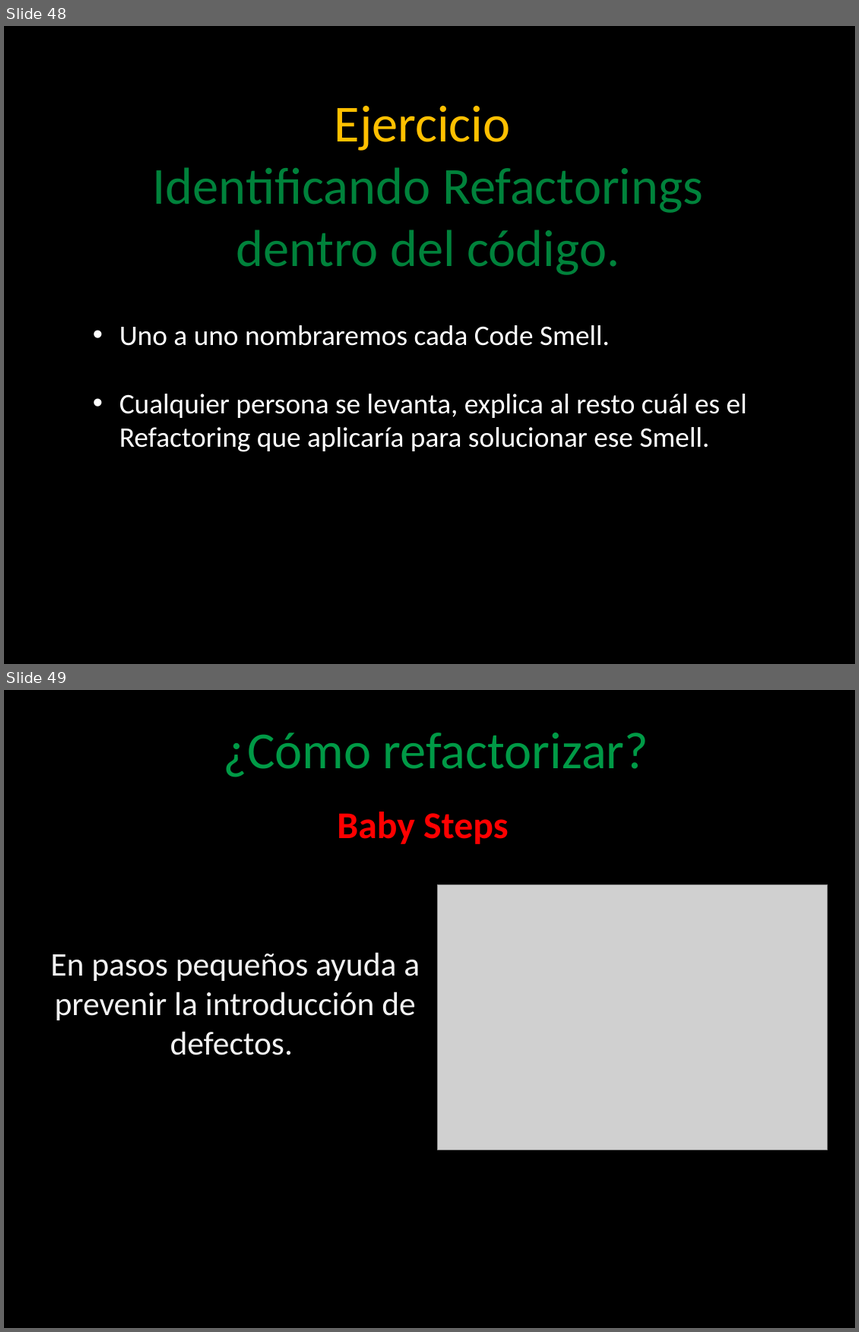
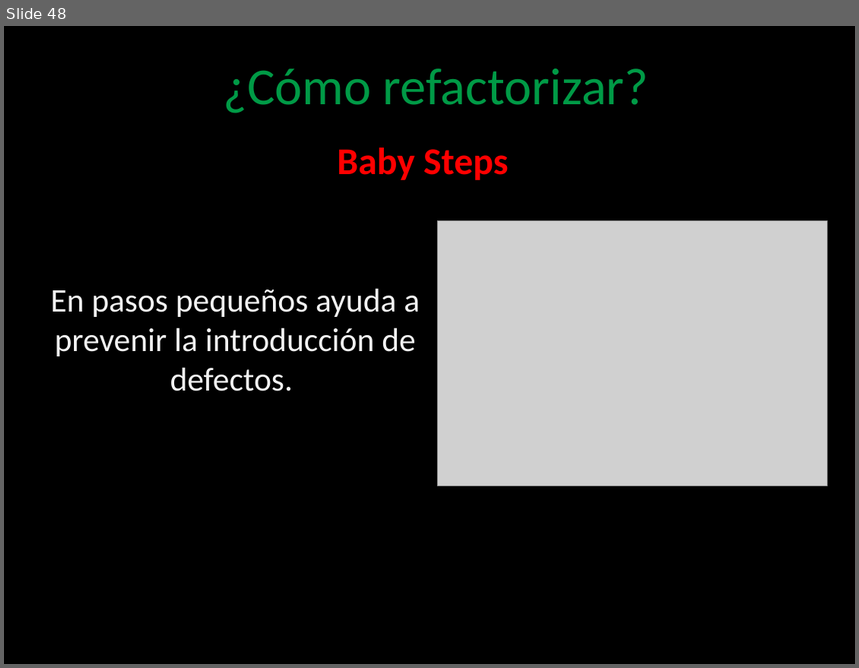
Before and after one commit to angelnunezsalazar/Code-Smells-and-Refactoring, a slide deck: Diapositivas/Code Smells and Refactoring.pptx. Shown one above the other, each under a label of ours: slides 48 and 49 before the commit, slide 48 after it. The pictures are 859x1332 and 859x668 pixels, drawn with LibreOffice and Linux fonts; fonts in the diff are those of the drawing; grey boxes stand for pictures; background and template pictures are left out. Boxes give left, top, right and bottom in pixels: in the first picture for what was removed or moved away, otherwise in the second. Text is boxed around its words. In the diff, an @@ line names an element or a change of style, - is before the commit and + after.

Commit message:
Ejercicios: - Refuctoring - Inverse Refactoring

```diff
--- a/Diapositivas/Code Smells and Refactoring.pptx
+++ b/Diapositivas/Code Smells and Refactoring.pptx
@@ slide 48 removed at [4, 26, 855, 664], background picture (left out) @@
@@ text removed at [153, 106, 703, 275] @@
-Ejercicio
-Identificando Refactorings
-dentro del código.
@@ text removed at [120, 325, 747, 452] @@
-• Uno a uno nombraremos cada Code Smell.
-• Cualquier persona se levanta, explica al resto cuál es el Refactoring que aplicaría para solucionar ese Smell.
@@ what was slide 49 is now slide 48 @@
```
Also in this commit, not shown: 3 slides added, 9 other files.
